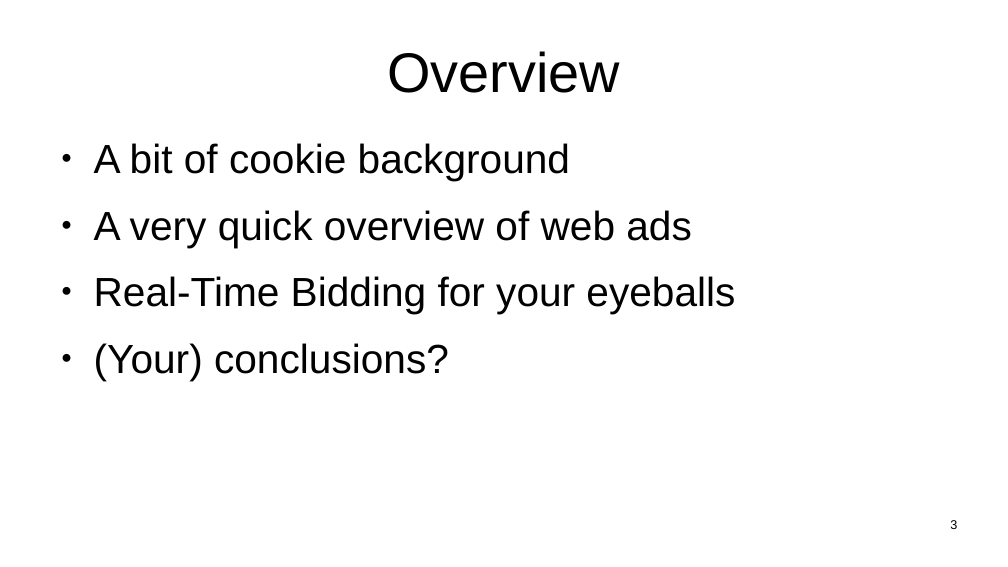
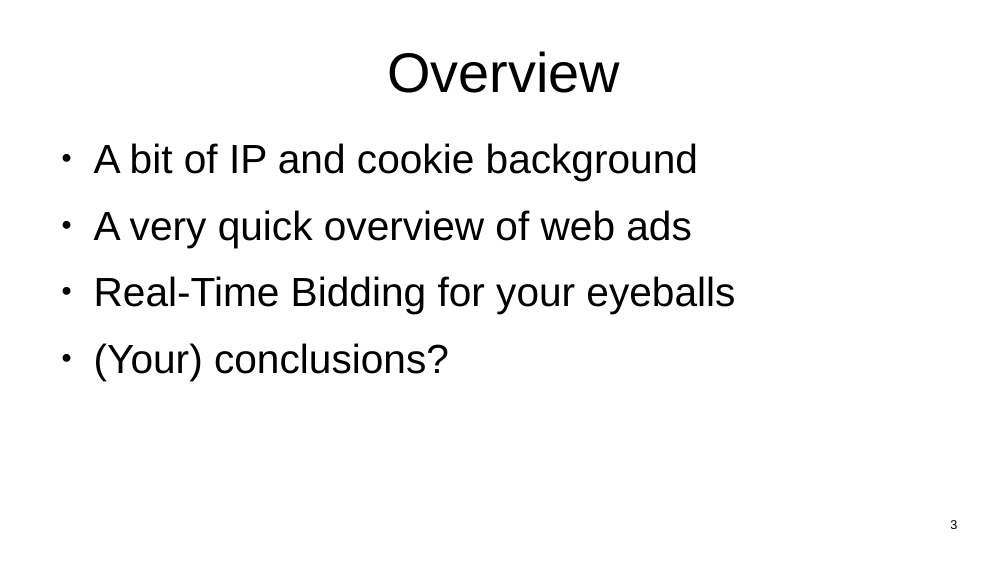
Before and after one commit to sftcd/witidtm, a slide deck: slide 3 of lectures/2023-2024/800-ads.odp. Drawn at 1008x567 pixels with LibreOffice and Linux fonts; fonts in the diff are those of the drawing. Boxes give left, top, right and bottom in pixels: in the first picture for what was removed or moved away, otherwise in the second. Text is boxed around its words. In the diff, an @@ line names an element or a change of style, - is before the commit and + after.

```diff
--- a/lectures/2023-2024/800-ads.odp
+++ b/lectures/2023-2024/800-ads.odp
@@ text at box(94, 143, 698, 181): text changed @@
-● A bit of cookie background
+● A bit of IP and cookie background
```
Also in this commit, not shown: 2 other slides changed, 3 slides added, 7 other files.
